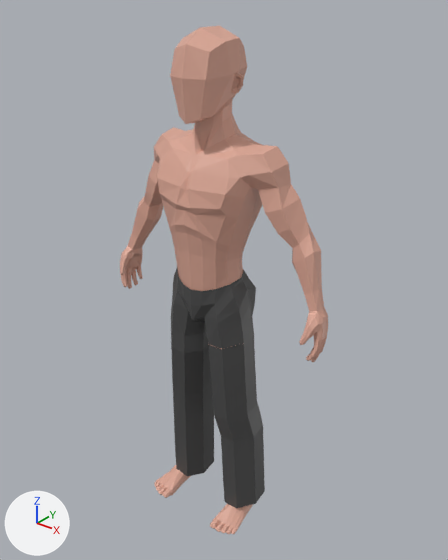
The Blender file assets/characters/neighbor-303.blend as it was, and as the next commit left it.
One viewpoint serves both versions: a camera (50 mm lens) standing at (1.222, -1.359, 1.871) and looking at (0.023, 0.14, 0.942). Every picture has the same lights, and +X, +Y and +Z are marked at lower left. The older version comes first.

The first picture shows 'Low poly man'.
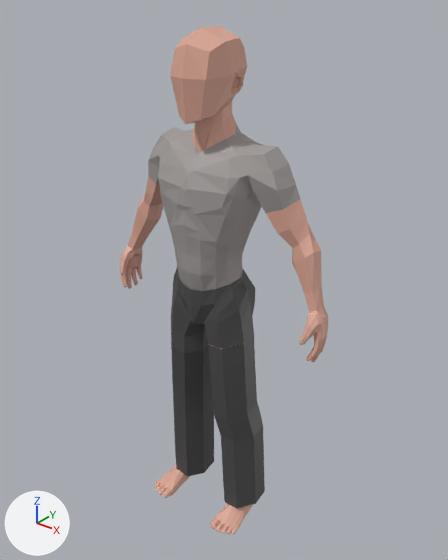
Changed parts and their boxes (x1, y1, x2, y2) in the pictures (448 x 560 px; the box of a moved part takes in the faces that stretch with it):
'Low poly man', reshaped, recoloured (beige to grey)
    both: (120, 26, 328, 534)
part 1 of me_low_poly_man, moved or reshaped
    before: (149, 149, 300, 349)
    after: (148, 147, 300, 349)
part 2 of me_low_poly_man, recoloured (beige to grey)
    both: (149, 124, 300, 291)

The change in detail:
Material 'Shirt' (mat_shirt) is new.
Its base color is (0.366, 0.34, 0.33) (grey #a39e9b).
me_low_poly_man has 1356 vertices, 1368 faces and spans x -0.44..0.44, y -0.06..0.23, z 0.01..1.75.
me_low_poly_man is used by ob_low_poly_man; location (0.0, 0.0, 0.0).
me_low_poly_man part 1: 42 of 1356 vertices moved; they spanned x -0.26..0.26, y -0.03..0.21, z 0.8..1.35 and now span x -0.27..0.28, y -0.03..0.22, z 0.79..1.35; mean shift (0.0, 0.0, 0.0); largest move (-0.03, 0.02, 0.85) -> (-0.02, 0.02, 0.82).
me_low_poly_man part 2: 181 of the faces centred in x -0.27..0.27, y -0.03..0.22, z 0.99..1.45 switch from mat_low_poly_man (beige #dea896) to mat_shirt (grey #a39e9b).
